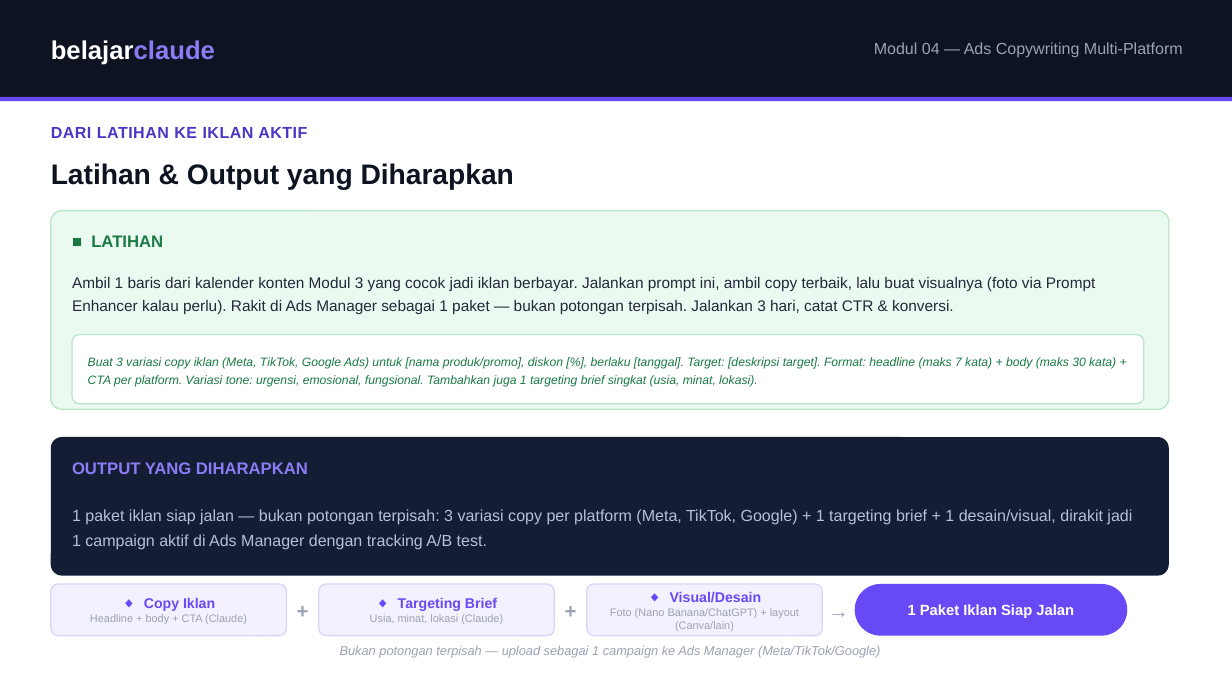
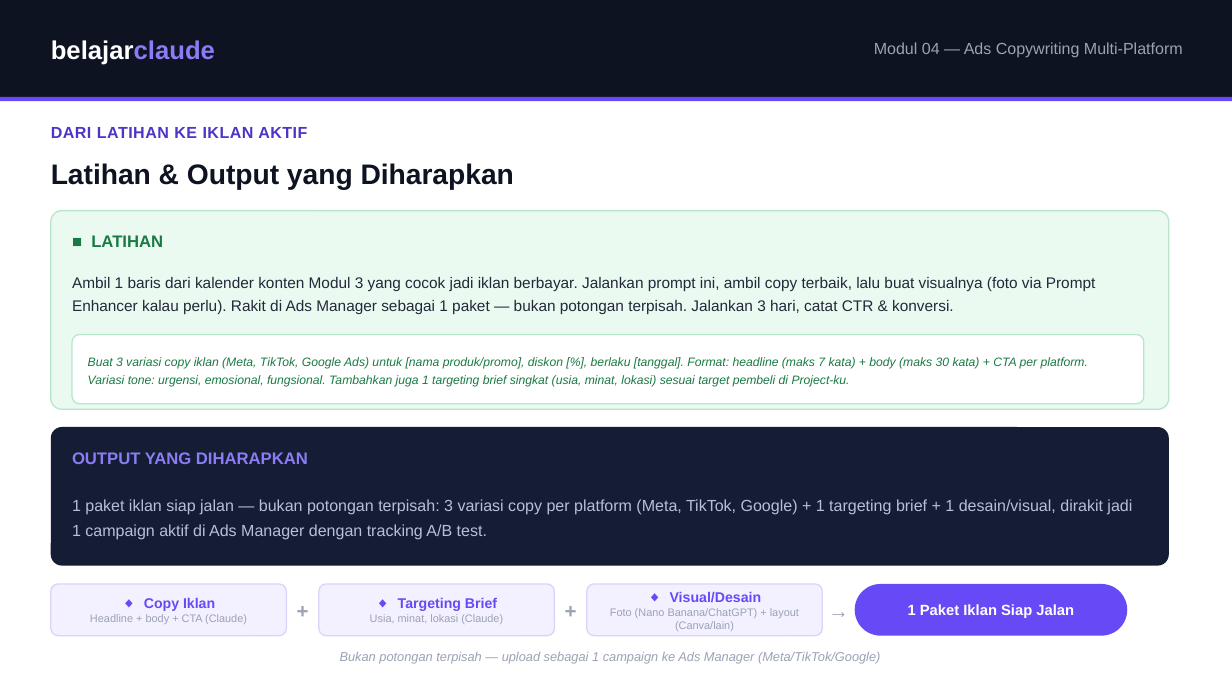
Before and after one commit to juliautomo/belajar-claude, a slide deck: slide 7 of Content-Marketing/M04-Ads-Copywriting/K3-M04-Ads-Copywriting.pptx. Drawn at 1232x693 pixels with LibreOffice and Linux fonts; fonts in the diff are those of the drawing. Boxes give left, top, right and bottom in pixels: in the first picture for what was removed or moved away, otherwise in the second. Text is boxed around its words. In the diff, an @@ line names an element or a change of style, - is before the commit and + after.

```diff
--- a/Content-Marketing/M04-Ads-Copywriting/K3-M04-Ads-Copywriting.pptx
+++ b/Content-Marketing/M04-Ads-Copywriting/K3-M04-Ads-Copywriting.pptx
@@ text at (x1=88, y1=357, x2=1088, y2=387): text changed @@
-Buat 3 variasi copy iklan (Meta, TikTok, Google Ads) untuk [nama produk/promo], diskon [%], berlaku [tanggal]. Target: [deskripsi target]. Format: headline (maks 7 kata) + body (maks 30 kata) + CTA per platform. Variasi tone: urgensi, emosional, fungsional. Tambahkan juga 1 targeting brief singkat (usia, minat, lokasi).
+Buat 3 variasi copy iklan (Meta, TikTok, Google Ads) untuk [nama produk/promo], diskon [%], berlaku [tanggal]. Format: headline (maks 7 kata) + body (maks 30 kata) + CTA per platform. Variasi tone: urgensi, emosional, fungsional. Tambahkan juga 1 targeting brief singkat (usia, minat, lokasi) sesuai target pembeli di Project-ku.
@@ 2 texts, 1 rounded rectangle moved together from (x1=51, y1=437, x2=1169, y2=576) to (x1=51, y1=427, x2=1169, y2=566) @@
@@ text "Bukan potongan terpisah — upload ..." moved from (x1=340, y1=646, x2=880, y2=658) to (x1=340, y1=652, x2=880, y2=664) @@
```
Also in this commit, not shown: 1 other slide changed, 1 other file.
